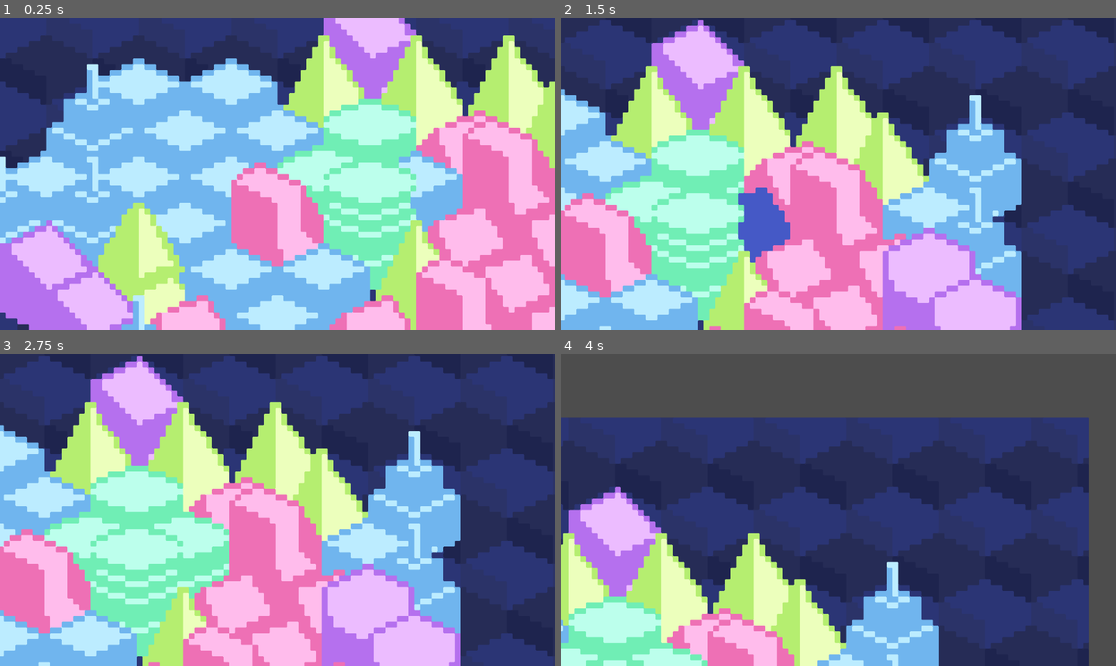
Above: before the commit, frames 1-4 (two rows, left to right).
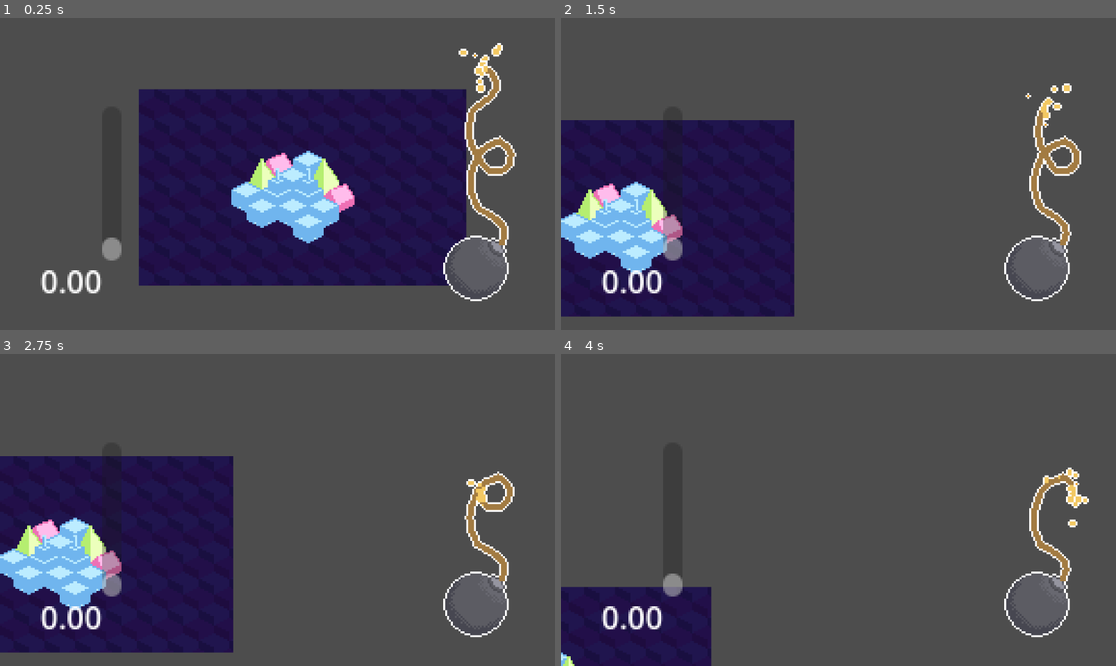
Above: after the commit, the same moments.

Repository: mudziok/destruction
Game: Godot game, scene res://main.tscn
Same seed, same stepped clock (60 frames per second), same inputs: the game is played once before the commit and once after it. Before the commit the project has no main scene; this scene is started directly in both runs.
Inputs (mouse positions are in pixels of both pictures, inside the frame that each line leads up to):
- Up to frame 1 (0.25 s): no input
- Up to frame 2 (1.5 s): move the mouse to (960, 158) at 0.52 s; hold Right mouse button (rmb) 0.53-1.28 s; move the mouse to (727, 189) at 1.27 s; click (727, 189) at 1.35 s
- Up to frame 3 (2.75 s): right-click (166, 525) at 1.55 s; move the mouse to (333, 441) at 2.02 s; hold Right mouse button (rmb) from 2.03 s (still down)
- Up to frame 4 (4 s): move the mouse to (810, 572) at 2.77 s; release Right mouse button (rmb) at 2.78 s; right-click (810, 572) at 2.85 s; move the mouse to (1005, 556) at 3.52 s; hold Right mouse button (rmb) from 3.53 s (still down); click (1005, 556) at 3.6 s

The runs differ from the first frame. In frame 1, 100% of the frame differs, in the area x 0-100%, y 0-100%; in frame 2, 100%; in frame 3, 100%; in frame 4, 76%.

Commit message:
feat: bomb lifecycle

Diff:
--- /dev/null
+++ b/bomb.gd
@@ -0,0 +1,29 @@
+extends Sprite2D
+
+signal exploded
+
+@onready var fuse = $Fuse
+@onready var spark = $"Fuse/Spark"
+
+var speed = 10.0
+var done = false
+var t = 0
+func _process(delta: float) -> void:
+	t += delta
+	var size = fuse.points.size()
+	if size == 1:
+		if not done:
+			done = true
+			exploded.emit()
+		return
+
+	for i in fuse.points.size():
+		fuse.points[i].x += sin(t * 2.0) * 0.1 * (float(i) / float(size))
+
+	var current_point = fuse.points[size - 1]
+	var target_point = fuse.points[size - 2]
+
+	fuse.points[size - 1] = lerp(current_point, target_point, delta * speed)
+	spark.position = fuse.points[size - 1]
+	if fuse.points[size - 1].distance_to(target_point) < 0.5:
+		fuse.points = fuse.points.slice(0, size - 1)
--- /dev/null
+++ b/game.gd
@@ -0,0 +1,17 @@
+extends Node2D
+
+signal round_start
+signal round_won
+
+func _on_bomb_timer_timeout():
+	pass
+
+
+func _on_round_manager_start_round(radius: int) -> void:
+	round_start.emit()
+
+func _on_round_manager_round_won() -> void:
+	round_won.emit()
+
+func _on_ui_bomb_timeout() -> void:
+	pass # Replace with function body.
--- a/game.tscn
+++ b/game.tscn
@@ -1,8 +1,9 @@
-[gd_scene load_steps=8 format=3 uid="uid://ddr44wetit1rm"]
+[gd_scene load_steps=9 format=3 uid="uid://ddr44wetit1rm"]
 
 [ext_resource type="Script" path="res://round_manager.gd" id="1_0s2bx"]
 [ext_resource type="Texture2D" uid="uid://daveui1y4amdc" path="res://sprites/houses_dark_windows.png" id="1_4q1uc"]
 [ext_resource type="Texture2D" uid="uid://dyfqgrwhn3wdp" path="res://sprites/bg.png" id="1_nvdk8"]
+[ext_resource type="Script" path="res://game.gd" id="1_vxhlw"]
 [ext_resource type="Script" path="res://tile_map_layer.gd" id="2_6rhak"]
 [ext_resource type="Script" path="res://gimball.gd" id="4_drhe8"]
 
@@ -27,6 +28,7 @@
 sources/1 = SubResource("TileSetAtlasSource_hkfhx")
 
 [node name="Game" type="Node2D"]
+script = ExtResource("1_vxhlw")
 
 [node name="TextureRect" type="TextureRect" parent="."]
 texture_filter = 1
@@ -62,14 +64,6 @@
 script = ExtResource("4_drhe8")
 
 [node name="Camera2D" type="Camera2D" parent="Gimball"]
-zoom = Vector2(3, 3)
-
-[node name="Label" type="Label" parent="Gimball"]
-offset_left = -118.0
-offset_top = -64.0
-offset_right = -78.0
-offset_bottom = -41.0
-text = "0:00"
 
 [node name="Label2" type="Label" parent="Gimball"]
 offset_left = -123.0
@@ -79,6 +73,17 @@
 text = "0:00
 "
 
+[node name="DestructionPoints" type="ProgressBar" parent="Gimball"]
+offset_left = -91.0
+offset_top = -35.0
+offset_right = -81.0
+offset_bottom = 45.0
+value = 10.0
+fill_mode = 3
+show_percentage = false
+
+[connection signal="round_won" from="RoundManager" to="." method="_on_round_manager_round_won"]
+[connection signal="start_round" from="RoundManager" to="." method="_on_round_manager_start_round"]
 [connection signal="start_round" from="RoundManager" to="Map" method="_on_round_manager_start_round"]
 [connection signal="map_cleared" from="Map" to="RoundManager" method="_on_map_map_cleared"]
 [connection signal="timeout" from="Map/Timer" to="Map" method="_on_timer_timeout"]
--- a/gimball.gd
+++ b/gimball.gd
@@ -4,7 +4,7 @@
 
 func _input(event: InputEvent) -> void:
 	if event is InputEventMouseMotion and Input.is_action_pressed("rmb"):
-		destination -= event.relative / 3.0
+		destination -= event.relative
 
 func _process(delta: float) -> void:
 	position = lerp(position, destination, 0.5)
--- a/main.tscn
+++ b/main.tscn
@@ -1,12 +1,12 @@
-[gd_scene load_steps=4 format=3 uid="uid://csn00pe8lksd6"]
+[gd_scene load_steps=5 format=3 uid="uid://csn00pe8lksd6"]
 
 [ext_resource type="PackedScene" uid="uid://ddr44wetit1rm" path="res://game.tscn" id="1_0eiag"]
-[ext_resource type="Shader" path="res://main.gdshader" id="1_xonfd"]
+[ext_resource type="Shader" path="res://ui.gdshader" id="2_br3mh"]
+[ext_resource type="PackedScene" uid="uid://cfmytruokew5u" path="res://scenes/ui.tscn" id="2_r0cj6"]
 
-[sub_resource type="ShaderMaterial" id="ShaderMaterial_46xkr"]
-shader = ExtResource("1_xonfd")
-shader_parameter/FILTER_GAMMA = 1.0
-shader_parameter/COLOR_GAMMA = 1.0
+[sub_resource type="ShaderMaterial" id="ShaderMaterial_8viwh"]
+shader = ExtResource("2_br3mh")
+shader_parameter/outline_color = Color(1, 1, 1, 1)
 
 [node name="Control" type="Control"]
 layout_mode = 3
@@ -17,8 +17,7 @@
 grow_vertical = 2
 
 [node name="SubViewportContainer" type="SubViewportContainer" parent="."]
-texture_filter = 2
-material = SubResource("ShaderMaterial_46xkr")
+texture_filter = 1
 layout_mode = 0
 offset_right = 288.0
 offset_bottom = 162.0
@@ -31,3 +30,24 @@
 render_target_update_mode = 4
 
 [node name="Game" parent="SubViewportContainer/SubViewport" instance=ExtResource("1_0eiag")]
+
+[node name="UIViewport" type="SubViewportContainer" parent="."]
+texture_filter = 1
+material = SubResource("ShaderMaterial_8viwh")
+layout_mode = 0
+offset_right = 40.0
+offset_bottom = 40.0
+scale = Vector2(4, 4)
+mouse_filter = 2
+
+[node name="SubViewport" type="SubViewport" parent="UIViewport"]
+transparent_bg = true
+handle_input_locally = false
+size = Vector2i(288, 162)
+render_target_update_mode = 4
+
+[node name="UI" parent="UIViewport/SubViewport" instance=ExtResource("2_r0cj6")]
+
+[connection signal="round_start" from="SubViewportContainer/SubViewport/Game" to="UIViewport/SubViewport/UI" method="_on_game_round_start"]
+[connection signal="round_won" from="SubViewportContainer/SubViewport/Game" to="UIViewport/SubViewport/UI" method="_on_game_round_won"]
+[connection signal="bomb_timeout" from="UIViewport/SubViewport/UI" to="SubViewportContainer/SubViewport/Game" method="_on_ui_bomb_timeout"]
--- a/project.godot
+++ b/project.godot
@@ -11,6 +11,7 @@
 [application]
 
 config/name="destruction"
+run/main_scene="res://main.tscn"
 config/features=PackedStringArray("4.3", "GL Compatibility")
 config/icon="res://icon.svg"
 
--- a/round_manager.gd
+++ b/round_manager.gd
@@ -1,29 +1,22 @@
 extends Node
 
 @onready var timer = $RoundTimer
-@onready var label = $"../Gimball/Label"
+
 signal start_round(radius: int)
+signal round_won
 
-var current_radius = 4.0
+var current_radius = 2.0
 
 # Called when the node enters the scene tree for the first time.
 func _ready() -> void:
 	request_new_round()
 	pass # Replace with function body.
 
-
-# Called every frame. 'delta' is the elapsed time since the previous frame.
-func _process(delta: float) -> void:
-	# temp xd
-	label.text = "%d:%02d" % [floor(timer.time_left / 60), int(timer.time_left) % 60]
-
 func request_new_round():
 	start_round.emit(current_radius)
-	timer.wait_time = 60.0
-	timer.start()
 
 func _on_map_map_cleared() -> void:
-	timer.stop()
+	round_won.emit()
 	await get_tree().create_timer(3.0).timeout
 	current_radius += 1
 	request_new_round()
--- /dev/null
+++ b/scenes/bomb.tscn
@@ -0,0 +1,28 @@
+[gd_scene load_steps=3 format=3 uid="uid://dlsh6eupft7tc"]
+
+[ext_resource type="Texture2D" uid="uid://crcw1qe1wmeyr" path="res://sprites/bomb.png" id="1_mrj7i"]
+[ext_resource type="Script" path="res://bomb.gd" id="2_qcixj"]
+
+[node name="Bomb" type="Sprite2D"]
+texture_filter = 1
+texture = ExtResource("1_mrj7i")
+script = ExtResource("2_qcixj")
+
+[node name="Fuse" type="Line2D" parent="."]
+position = Vector2(12, -12)
+points = PackedVector2Array(1, 0, 3, -6, 2, -10, -2, -14, -7, -17, -11, -19, -14, -26, -15, -33, -14, -39, -11, -47, -7, -51, 0, -54, 4, -51, 6, -47, 5, -42, 2, -39, -2, -38, -5, -38, -8, -41, -10, -44, -13, -49, -15, -53, -16, -60, -15, -66, -14, -70, -10, -73, -5, -77, -2, -81, -2, -85, -4, -89, -8, -92, -12, -96)
+width = 3.0
+default_color = Color(0.635294, 0.482353, 0.258824, 1)
+
+[node name="Spark" type="CPUParticles2D" parent="Fuse"]
+position = Vector2(-11, -95)
+amount = 16
+lifetime = 0.2
+explosiveness = 0.23
+randomness = 0.16
+direction = Vector2(0, -1)
+spread = 31.2
+initial_velocity_min = 1.82
+initial_velocity_max = 155.27
+scale_amount_max = 3.0
+color = Color(0.954249, 0.786772, 0.386104, 1)
--- /dev/null
+++ b/scenes/ui.gd
@@ -0,0 +1,24 @@
+extends Node2D
+
+var bomb_scene = preload("res://scenes/bomb.tscn")
+
+signal bomb_timeout
+
+func start_fuse():
+	var bomb = bomb_scene.instantiate()
+	$BombSlot.add_child(bomb)
+	bomb.connect("exploded", bomb_exploded)
+
+func put_out_fuse():
+	pass
+
+func bomb_exploded():
+	bomb_timeout.emit()
+
+func _on_game_round_start() -> void:
+	start_fuse()
+	print("start")
+
+func _on_game_round_won() -> void:
+	put_out_fuse()
+	$BombSlot.get_child(0).queue_free()
--- /dev/null
+++ b/scenes/ui.tscn
@@ -0,0 +1,9 @@
+[gd_scene load_steps=2 format=3 uid="uid://cfmytruokew5u"]
+
+[ext_resource type="Script" path="res://scenes/ui.gd" id="1_66jpf"]
+
+[node name="UI" type="Node2D"]
+script = ExtResource("1_66jpf")
+
+[node name="BombSlot" type="Node2D" parent="."]
+position = Vector2(247, 130)
--- a/tile_map_layer.gd
+++ b/tile_map_layer.gd
@@ -1,6 +1,7 @@
 extends TileMapLayer
 
 signal map_cleared()
+signal add_destruction_points(points, color)
 
 var explosion_scene = preload("res://scenes/explosion.tscn")
 
@@ -149,7 +150,6 @@
 
 func _process(delta: float) -> void:
 	$"../Gimball/Label2".text = "%.02f" % $DestroyTimer.time_left
-	pass
 
 func _on_timer_timeout() -> void:
 	for i in range(5):
--- /dev/null
+++ b/ui.gdshader
@@ -0,0 +1,17 @@
+shader_type canvas_item;
+
+uniform vec4 outline_color : source_color;
+
+void fragment() {
+	vec4 color = texture(TEXTURE, UV);
+	vec2 size = TEXTURE_PIXEL_SIZE;
+
+	float alpha = 0.0;
+	alpha += texture(TEXTURE, UV + vec2(-size.x, 0)).a;
+	alpha += texture(TEXTURE, UV + vec2(size.x, 0)).a;
+	alpha += texture(TEXTURE, UV + vec2(0, size.y)).a;
+	alpha += texture(TEXTURE, UV + vec2(0, -size.y)).a;
+	alpha = min(alpha, 1.0);
+
+	COLOR = mix(color, outline_color, alpha - color.a);
+}
Binary file changed: sprites/bg.png
Binary file added: sprites/bomb.png
Not shown, added: sprites/bomb.png.import
Binary file added: sprites/tmp.png
Not shown, added: sprites/tmp.png.import
